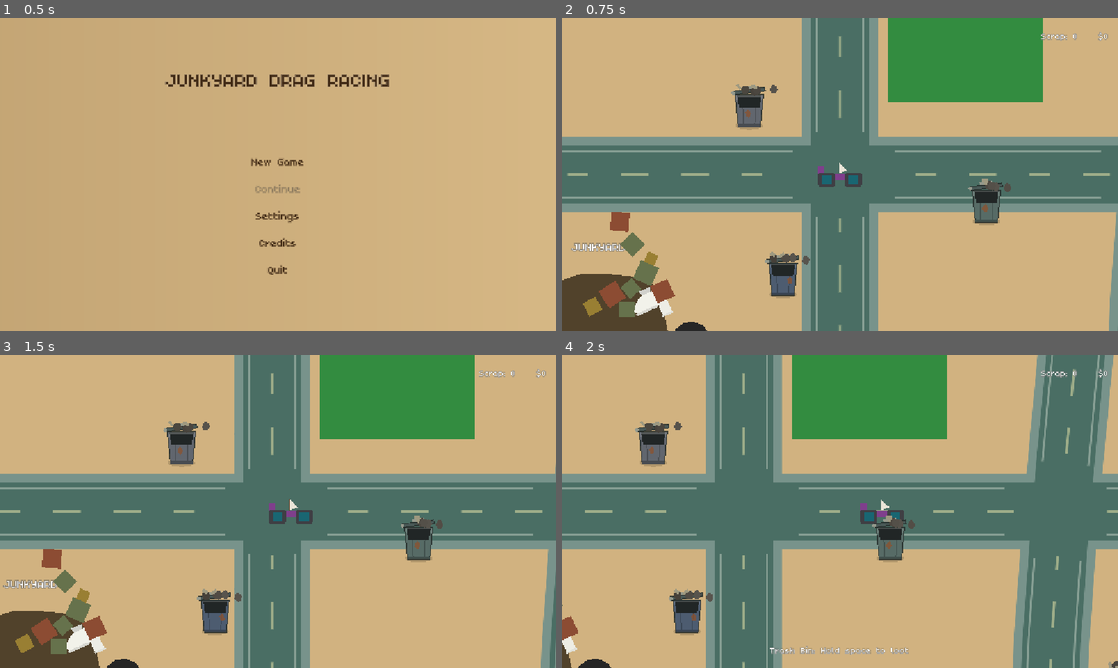
Above: before the commit, frames 1-4 (two rows, left to right).
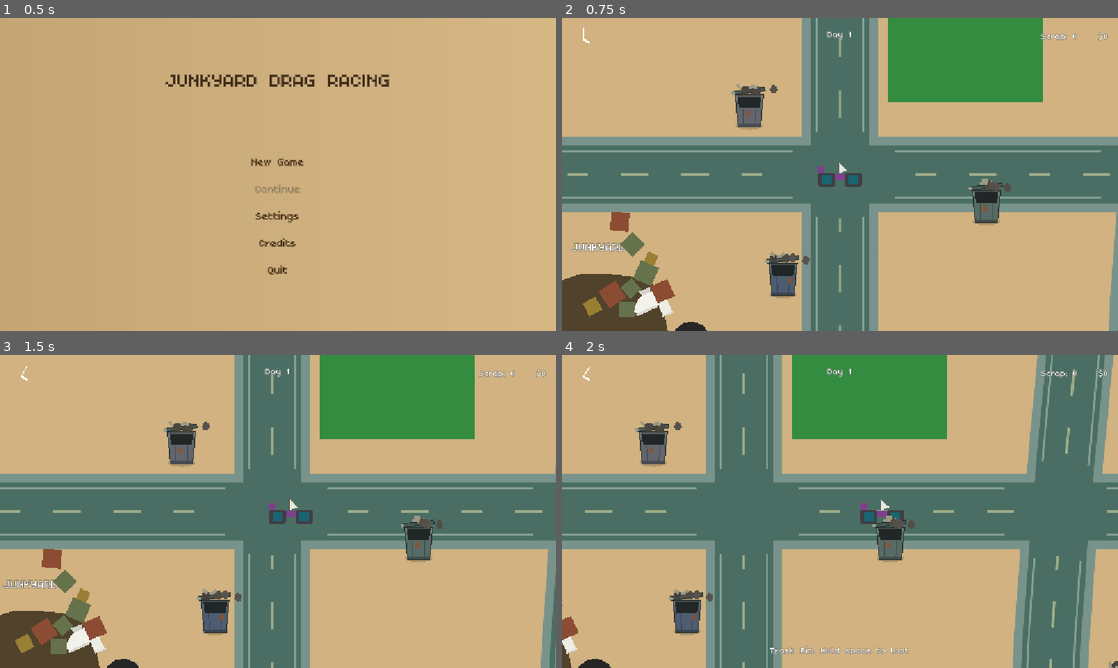
Above: after the commit, the same moments.

Repository: davidkovacwebdev/junkyard-drag-racing
Game: Godot game, scene res://scenes/menu/main_menu.tscn
The game is run twice, just before and just after one commit, with the same random seed, the same clock (stepped at 60 frames per second) and the same inputs.
Inputs (mouse positions are in pixels of both pictures, inside the frame that each line leads up to):
- Up to frame 1 (0.5 s): no input
- Up to frame 2 (0.75 s): click "New Game" at 0.5 s
- Up to frame 3 (1.5 s): tap Enter at 1.25 s; move the mouse to (400, 495) at 1.27 s; hold D from 1.28 s (still down); tap K at 1.35 s; click (400, 495) at 1.42 s
- Up to frame 4 (2 s): keep holding D; tap Space at 1.52 s

Frame 1 is identical in both runs. In frame 2, less than 0.1% of the frame differs, in the area x 3-52%, y 3-9%; in frame 3, less than 0.1%; in frame 4, less than 0.1%.

Commit message:
Add day/night cycle with in-world clock, and time costs for garage work and racing
New day/night autoload tracks in-game time (12-minute days, 4-minute
nights) with a smooth shader transition at dusk/dawn, a "Day N" HUD
counter, and a minimal two-hand analogue clock, all persisted through
autosave. Swapping a part in the garage or entering a race now costs
game time (1h for wheels, 4h for body/engine/race entry), and holding K
fast-forwards the clock 24x for testing.

Diff:
--- /dev/null
+++ b/autoload/day_night_cycle.gd
@@ -0,0 +1,69 @@
+extends Node
+## Tracks in-game time (autoload singleton "DayNightCycle"). A day lasts
+## DAY_LENGTH seconds, the last NIGHT_LENGTH of which are night.
+## get_night_factor() blends smoothly from 0 (day) to 1
+## (night) across a TRANSITION-second window straddling both the start and
+## the end of night — 1 minute before the boundary and 1 minute after it —
+## so a screen-space shader (see NightOverlay) can fade in/out instead of
+## snapping the instant the clock crosses it.
+
+const DAY_LENGTH := 720.0   ## 12 minutes.
+const NIGHT_LENGTH := 240.0 ## 4 minutes, at the end of the day.
+const TRANSITION := 60.0    ## 1 minute either side of each night boundary.
+const NIGHT_START := DAY_LENGTH - NIGHT_LENGTH ## 480s into the day.
+
+## Testing aid: hold K to fast-forward the clock 24x so a full day/night
+## cycle takes 30 seconds instead of 12 minutes.
+const DEBUG_FAST_FORWARD_KEY := KEY_K
+const DEBUG_FAST_FORWARD_SCALE := 24.0
+
+## Every new day starts at 8 AM rather than midnight.
+const START_TIME := (DAY_LENGTH / 24.0) * 8.0
+
+var day: int = 1
+var time_of_day: float = START_TIME ## Seconds into the current day, [0, DAY_LENGTH).
+
+func _process(delta: float) -> void:
+	var scale := DEBUG_FAST_FORWARD_SCALE if Input.is_physical_key_pressed(DEBUG_FAST_FORWARD_KEY) else 1.0
+	time_of_day += delta * scale
+	if time_of_day >= DAY_LENGTH:
+		time_of_day -= DAY_LENGTH
+		day += 1
+
+## Called on New Game — Continue restores day/time_of_day from SaveSystem
+## instead, never through here.
+func reset() -> void:
+	day = 1
+	time_of_day = START_TIME
+
+## Jumps the clock forward without waiting — e.g. swapping a part in the
+## garage or starting a race both cost story time on top of whatever's
+## ticked by naturally. A day is 24 in-game hours over DAY_LENGTH seconds.
+func advance_hours(hours: float) -> void:
+	advance_seconds(hours * (DAY_LENGTH / 24.0))
+
+func advance_seconds(seconds: float) -> void:
+	time_of_day += seconds
+	while time_of_day >= DAY_LENGTH:
+		time_of_day -= DAY_LENGTH
+		day += 1
+
+## 0 = full day, 1 = full night, ramping linearly across the two
+## TRANSITION-second windows centred on dusk (NIGHT_START) and dawn
+## (DAY_LENGTH, wrapping around to 0).
+func get_night_factor() -> float:
+	var t := time_of_day
+	var dusk_start := NIGHT_START - TRANSITION
+	var dusk_end := NIGHT_START + TRANSITION
+	var dawn_start := DAY_LENGTH - TRANSITION
+	if t < TRANSITION:
+		# Tail of the dawn ramp, wrapped over from the end of the previous day.
+		return 1.0 - (t + TRANSITION) / (TRANSITION * 2.0)
+	elif t < dusk_start:
+		return 0.0
+	elif t < dusk_end:
+		return (t - dusk_start) / (TRANSITION * 2.0)
+	elif t < dawn_start:
+		return 1.0
+	else:
+		return 1.0 - (t - dawn_start) / (TRANSITION * 2.0)
--- a/autoload/save_system.gd
+++ b/autoload/save_system.gd
@@ -40,6 +40,8 @@
 	data.player_position = WorldState.player_position
 	data.has_player_position = WorldState.has_player_position
 	data.looted = WorldState.get_looted_snapshot()
+	data.day = DayNightCycle.day
+	data.time_of_day = DayNightCycle.time_of_day
 	var err := ResourceSaver.save(data, SAVE_PATH)
 	if err != OK:
 		push_warning("SaveSystem: save failed (error %d)" % err)
@@ -60,6 +62,8 @@
 	WorldState.player_position = data.player_position
 	WorldState.has_player_position = data.has_player_position
 	WorldState.restore_looted(data.looted)
+	DayNightCycle.day = data.day
+	DayNightCycle.time_of_day = data.time_of_day
 	return true
 
 ## Called by New Game so starting over doesn't leave a stale save
--- a/project.godot
+++ b/project.godot
@@ -25,6 +25,7 @@
 Inventory="*res://autoload/inventory.gd"
 WorldState="*res://autoload/world_state.gd"
 SaveSystem="*res://autoload/save_system.gd"
+DayNightCycle="*res://autoload/day_night_cycle.gd"
 
 [display]
 
--- a/scenes/world/player_car.tscn
+++ b/scenes/world/player_car.tscn
@@ -1,14 +1,23 @@
-[gd_scene load_steps=6 format=3]
+[gd_scene load_steps=10 format=3]
 
 [ext_resource type="Script" path="res://scripts/world/player_car.gd" id="1"]
 [ext_resource type="PackedScene" path="res://scenes/world/car_view.tscn" id="2"]
 [ext_resource type="Script" path="res://scripts/world/world_camera.gd" id="3"]
+[ext_resource type="Script" path="res://scripts/world/night_overlay.gd" id="4"]
+[ext_resource type="Shader" path="res://shaders/night_overlay.gdshader" id="5"]
+[ext_resource type="Script" path="res://scripts/world/analog_clock.gd" id="6"]
 
 [sub_resource type="RectangleShape2D" id="RectangleShape2D_1"]
 size = Vector2(90, 32)
 
 [sub_resource type="CircleShape2D" id="CircleShape2D_1"]
 radius = 90.0
+
+[sub_resource type="ShaderMaterial" id="ShaderMaterial_night"]
+shader = ExtResource("5")
+shader_parameter/night_factor = 0.0
+shader_parameter/night_color = Color(0.05, 0.08, 0.28, 1)
+shader_parameter/max_opacity = 0.7
 
 [node name="PlayerCar" type="CharacterBody2D"]
 script = ExtResource("1")
@@ -29,6 +38,38 @@
 shape = SubResource("CircleShape2D_1")
 
 [node name="UI" type="CanvasLayer" parent="."]
+
+[node name="NightOverlay" type="ColorRect" parent="UI"]
+material = SubResource("ShaderMaterial_night")
+anchor_right = 1.0
+anchor_bottom = 1.0
+mouse_filter = 2
+color = Color(1, 1, 1, 1)
+script = ExtResource("4")
+
+[node name="AnalogClock" type="Control" parent="UI"]
+offset_left = 16.0
+offset_top = 16.0
+offset_right = 72.0
+offset_bottom = 72.0
+mouse_filter = 2
+script = ExtResource("6")
+
+[node name="DayLabel" type="Label" parent="UI"]
+anchors_preset = -1
+anchor_left = 0.5
+anchor_right = 0.5
+offset_left = -100.0
+offset_top = 16.0
+offset_right = 100.0
+offset_bottom = 52.0
+grow_horizontal = 2
+theme_override_colors/font_color = Color(1, 1, 1, 1)
+theme_override_colors/font_outline_color = Color(0, 0, 0, 1)
+theme_override_constants/outline_size = 5
+theme_override_font_sizes/font_size = 22
+horizontal_alignment = 1
+text = "Day 1"
 
 [node name="ScrapLabel" type="Label" parent="UI"]
 anchors_preset = -1
--- a/scripts/garage/garage.gd
+++ b/scripts/garage/garage.gd
@@ -98,8 +98,10 @@
 		PartData.Category.BODY:
 			car.body = part.duplicate() as BodyPartData
 			_resize_wheels(car)
+			DayNightCycle.advance_hours(4.0)
 		PartData.Category.ENGINE:
 			car.engine = part.duplicate() as EnginePartData
+			DayNightCycle.advance_hours(4.0)
 		PartData.Category.WHEEL:
 			var wheel := part.duplicate() as WheelPartData
 			var mount_count := PartDatabase.wheel_mount_count(car.body)
@@ -109,6 +111,7 @@
 			else:
 				for i in mount_count:
 					car.wheels[i] = wheel.duplicate()
+			DayNightCycle.advance_hours(1.0)
 	_refresh()
 
 func _resize_wheels(car: CarModelData) -> void:
--- a/scripts/menu/main_menu.gd
+++ b/scripts/menu/main_menu.gd
@@ -14,6 +14,7 @@
 func _on_new_game_pressed() -> void:
 	Inventory.reset()
 	WorldState.clear()
+	DayNightCycle.reset()
 	SaveSystem.delete_save()
 	get_tree().change_scene_to_file("res://scenes/world/main.tscn")
 
--- a/scripts/race/race_controller.gd
+++ b/scripts/race/race_controller.gd
@@ -40,6 +40,7 @@
 const LOG_INTERVAL := 1.0
 
 func _ready() -> void:
+	DayNightCycle.advance_hours(4.0)
 	camera = get_node_or_null(camera_path) as CameraFollow
 	# CarRig children finish assembling in their own _ready() before this
 	# one runs (Godot calls _ready bottom-up), so `assembled` is populated.
--- a/scripts/save/save_data.gd
+++ b/scripts/save/save_data.gd
@@ -16,3 +16,5 @@
 @export var has_player_position: bool = false
 ## Ids of looted trash props — see WorldState.get_looted_snapshot().
 @export var looted: Dictionary = {}
+@export var day: int = 1
+@export var time_of_day: float = 0.0
--- /dev/null
+++ b/scripts/world/analog_clock.gd
@@ -0,0 +1,27 @@
+class_name AnalogClock
+extends Control
+## Minimal analogue clock: no face, no numbers, just an hour hand and a
+## minute hand pivoting around the same point, driven by DayNightCycle.
+## The hour hand sweeps once per in-game day; the minute hand sweeps once
+## per in-game hour — the same ratio a real clock's hands keep.
+
+const HOUR_HAND_LENGTH := 16.0
+const MINUTE_HAND_LENGTH := 24.0
+const HOUR_HAND_WIDTH := 4.0
+const MINUTE_HAND_WIDTH := 2.0
+const HAND_COLOR := Color(1, 1, 1, 1)
+
+func _process(_delta: float) -> void:
+	queue_redraw()
+
+func _draw() -> void:
+	var center := size / 2.0
+	var hour_step := DayNightCycle.DAY_LENGTH / 24.0
+	var day_fraction := DayNightCycle.time_of_day / DayNightCycle.DAY_LENGTH
+	var hour_fraction := fmod(DayNightCycle.time_of_day, hour_step) / hour_step
+	_draw_hand(center, day_fraction, HOUR_HAND_LENGTH, HOUR_HAND_WIDTH)
+	_draw_hand(center, hour_fraction, MINUTE_HAND_LENGTH, MINUTE_HAND_WIDTH)
+
+func _draw_hand(center: Vector2, fraction: float, length: float, width: float) -> void:
+	var tip := center + Vector2(0.0, -length).rotated(fraction * TAU)
+	draw_line(center, tip, HAND_COLOR, width)
--- /dev/null
+++ b/scripts/world/night_overlay.gd
@@ -0,0 +1,8 @@
+class_name NightOverlay
+extends ColorRect
+## Screen-space day/night tint. Lives in PlayerCar's UI CanvasLayer so it
+## covers the viewport regardless of the camera; just keeps the shader's
+## night_factor uniform in sync with DayNightCycle every frame.
+
+func _process(_delta: float) -> void:
+	(material as ShaderMaterial).set_shader_parameter("night_factor", DayNightCycle.get_night_factor())
--- a/scripts/world/player_car.gd
+++ b/scripts/world/player_car.gd
@@ -38,6 +38,7 @@
 @onready var _hold_bar_bg: Control = $UI/HoldBarBg
 @onready var _hold_bar_fill: Control = $UI/HoldBarBg/HoldBarFill
 @onready var _scrap_label: Label = $UI/ScrapLabel
+@onready var _day_label: Label = $UI/DayLabel
 
 var _road_network: RoadNetwork = null
 
@@ -145,6 +146,7 @@
 	# total, no distinct item types yet — so this is the whole HUD for now.
 	# Money joins it because the scrap dealer at the junkyard pays out.
 	_scrap_label.text = "Scrap: %d    $%d" % [Inventory.scrap, Inventory.money]
+	_day_label.text = "Day %d" % DayNightCycle.day
 
 	_process_interaction(delta)
 
--- /dev/null
+++ b/shaders/night_overlay.gdshader
@@ -0,0 +1,12 @@
+shader_type canvas_item;
+
+// Full-screen dark-blue tint, faded in/out by NightOverlay from
+// DayNightCycle.get_night_factor(). max_opacity keeps it a tint rather than
+// a blackout — the world stays readable at full night.
+uniform float night_factor : hint_range(0.0, 1.0) = 0.0;
+uniform vec4 night_color : source_color = vec4(0.05, 0.08, 0.28, 1.0);
+uniform float max_opacity : hint_range(0.0, 1.0) = 0.7;
+
+void fragment() {
+	COLOR = vec4(night_color.rgb, night_color.a * night_factor * max_opacity);
+}
Not shown, added: autoload/day_night_cycle.gd.uid
Not shown, added: scripts/world/analog_clock.gd.uid
Not shown, added: scripts/world/night_overlay.gd.uid
Not shown, added: shaders/night_overlay.gdshader.uid
